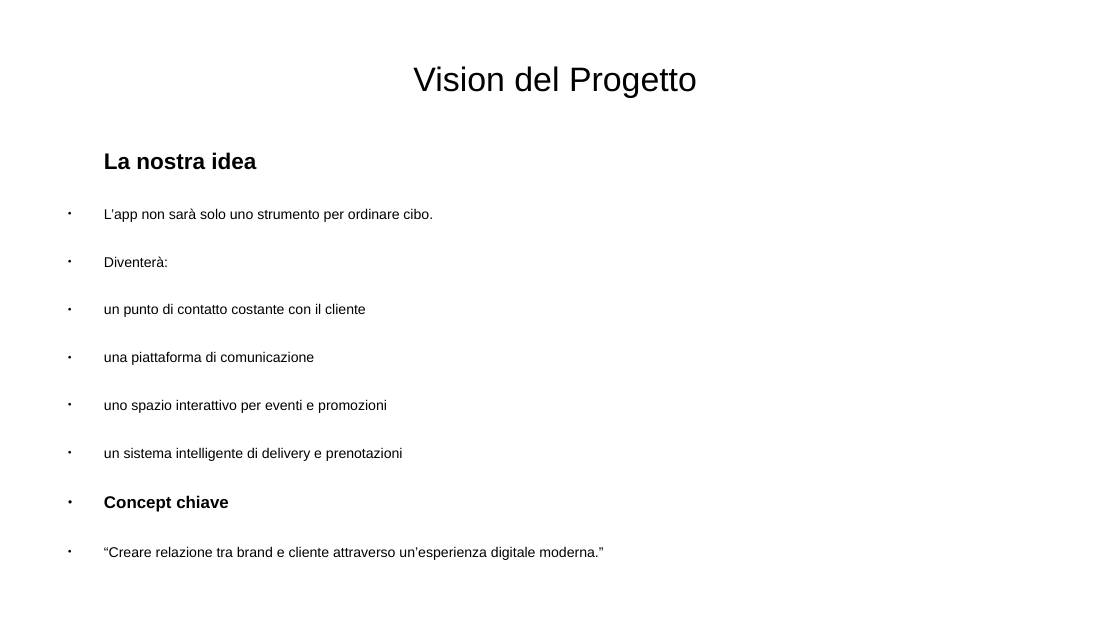
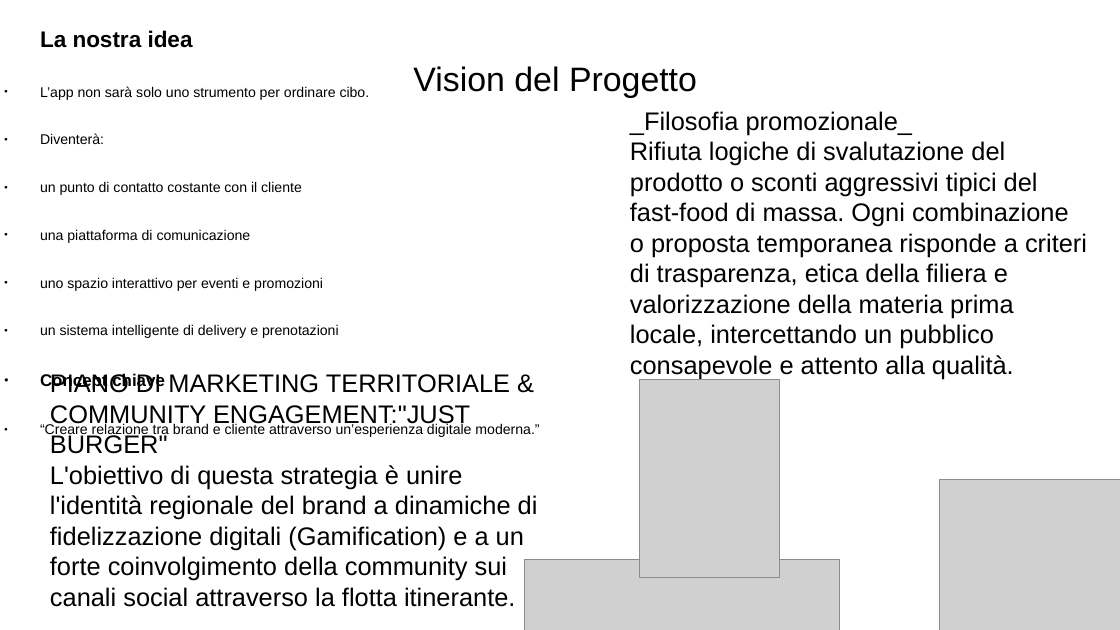
Before and after one commit to Jack-Ark-01/JustBurgerProjectWork, a slide deck: slide 2 of SecondaSuddivisioneGruppi/Logica/Materiale PPT/PPT lavoro.odp. Drawn at 1120x630 pixels with LibreOffice and Linux fonts; fonts in the diff are those of the drawing; grey boxes stand for pictures. Boxes give left, top, right and bottom in pixels: in the first picture for what was removed or moved away, otherwise in the second. Text is boxed around its words. In the diff, an @@ line names an element or a change of style, - is before the commit and + after.

Commit message:
Aggiornamento logica, 08/06/28, push prima di lavoro su obiettivi e strutture

```diff
--- a/SecondaSuddivisioneGruppi/Logica/Materiale PPT/PPT lavoro.odp
+++ b/SecondaSuddivisioneGruppi/Logica/Materiale PPT/PPT lavoro.odp
@@ text "La nostra idea": place and size @@
-text "La nostra idea" at box(104, 152, 603, 560)
+text "La nostra idea" at box(40, 30, 539, 438)
@@ text added at box(630, 111, 1087, 379), 18 pt, text #000000 @@
+_Filosofia promozionale_
+Rifiuta logiche di svalutazione del prodotto o sconti aggressivi tipici del fast-food di massa. Ogni combinazione o proposta temporanea risponde a criteri di trasparenza, etica della filiera e valorizzazione della materia prima locale, intercettando un pubblico consapevole e attento alla qualità.
@@ text added at box(50, 373, 538, 607), 18 pt, text #000000 @@
+PIANO DI MARKETING TERRITORIALE & COMMUNITY ENGAGEMENT:"JUST BURGER"
+L'obiettivo di questa strategia è unire l'identità regionale del brand a dinamiche di fidelizzazione digitali (Gamification) e a un forte coinvolgimento della community sui canali social attraverso la flotta itinerante.
@@ picture added at box(640, 380, 781, 578) @@
@@ picture added at box(940, 480, 1120, 630) @@
@@ picture added at box(524, 560, 841, 630) @@
```
Also in this commit, not shown: 2 other slides changed, 13 slides added, 6 other files.
